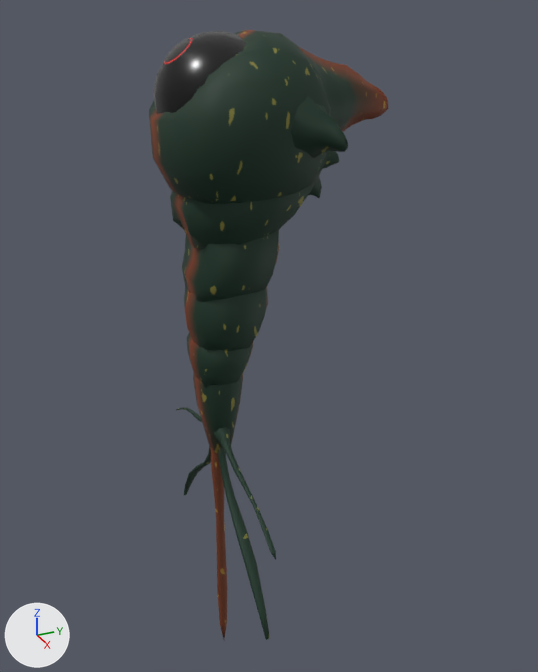
The FBX model Assets/Objects/Models/Enemys/BigWorm/BigWorm.fbx: old version first, new version second.
Before and after are seen from a 50 mm lens placed at (3.89, -1.35, 2.1), pointed at (-0.15, 0.46, 0.08). Arrows for +X, +Y and +Z are at lower left; the lights stay in place.

In view in the first picture: 'Worm'.
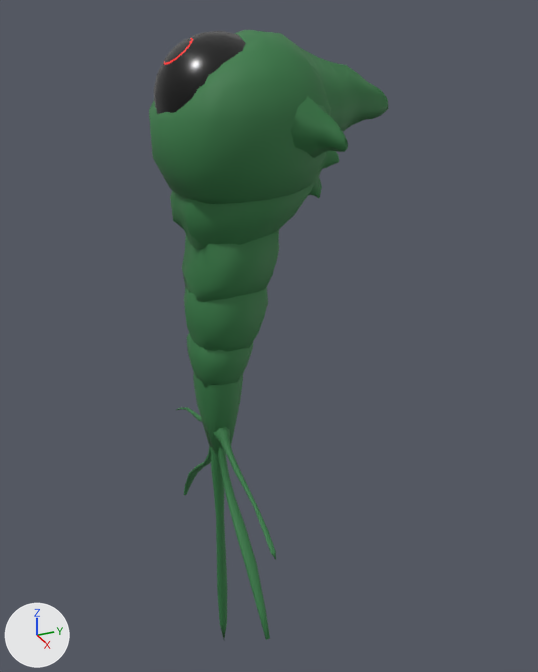
The change, as a list of edits to the scene's bpy script:
```text
Change mat_bodymaterial:
    remove mat_bodymaterial.texture = img_bigwormalbedo_png  # with its transparency
    add mat_bodymaterial.base_color = (0.0347, 0.194, 0.059)  # dark green #347a45
```

What differs and where, as boxes (x1, y1, x2, y2) in the pictures (538 x 672 px):
'Worm', surface changed (black to green)
    both: (149, 30, 389, 640)
